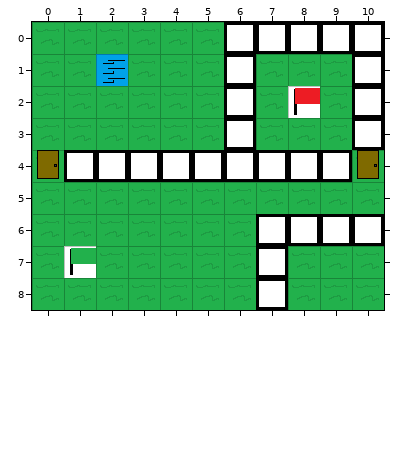
Level history. Tiled map: android/assets/MapsObjects/Path1Level5.tmx. This is how it looked before the edit.
Cells are 32x32 px. Shown: x 0..10, y 0..8.
Once edited:
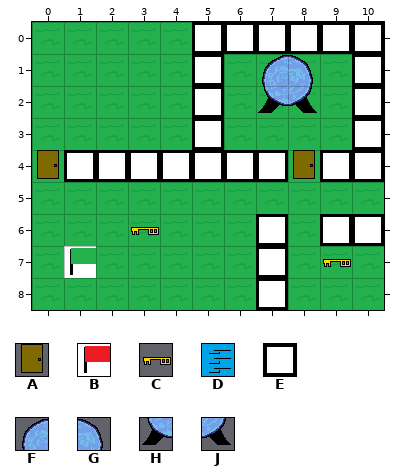
Key: from "DoorClosed": A 0; from "End": B 0; from "Key": C 0; from "ShiftL": D 0; from "Wall": E 0; from "Warpgate": F 0, G 1, H 2, J 3.
_ is an empty cell, . an unchanged one.
From old to new:
--- layer "Objects"
@@ x 2..10 @@
-0 ..._.....
-1 D.._E__..
-2 ..._E_B..
-3 ..._E....
-4 ......E.A
+0 ...E.....
+1 _..E_FG..
+2 ...E_HJ..
+3 ...E_....
+4 ......A.E
@@ x 3..9 @@
-6 _....E.
-7 ......_
+6 C...._.
+7 ......C
Pixel boxes of the changes (left, top, right, bottom) in both pictures:
changed: (192, 22, 320, 150)
removed: (96, 54, 128, 86)
changed: (288, 150, 320, 182)
changed: (352, 150, 384, 182)
added: (131, 227, 159, 235)
changed: (288, 214, 351, 267)
